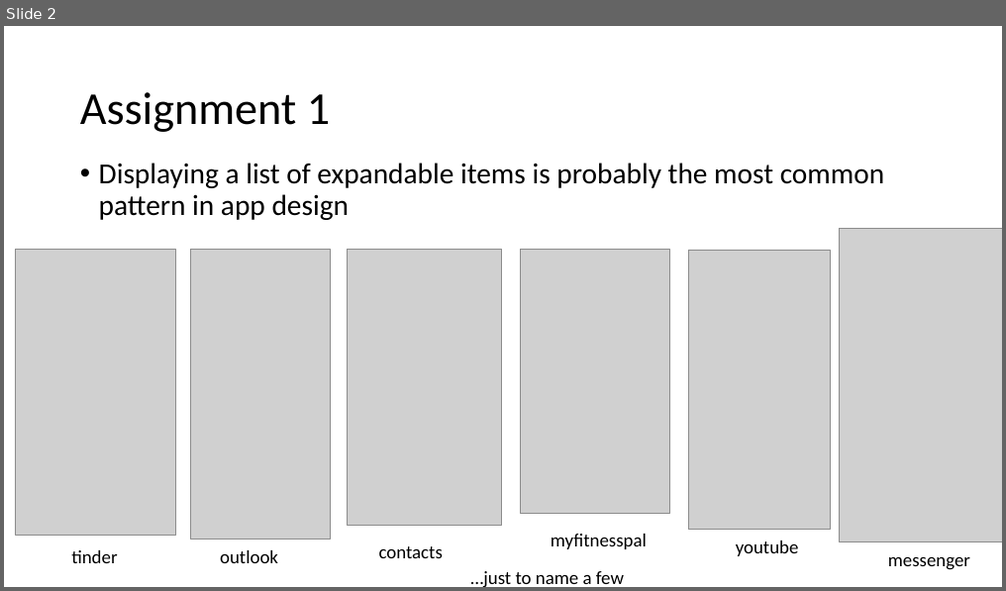
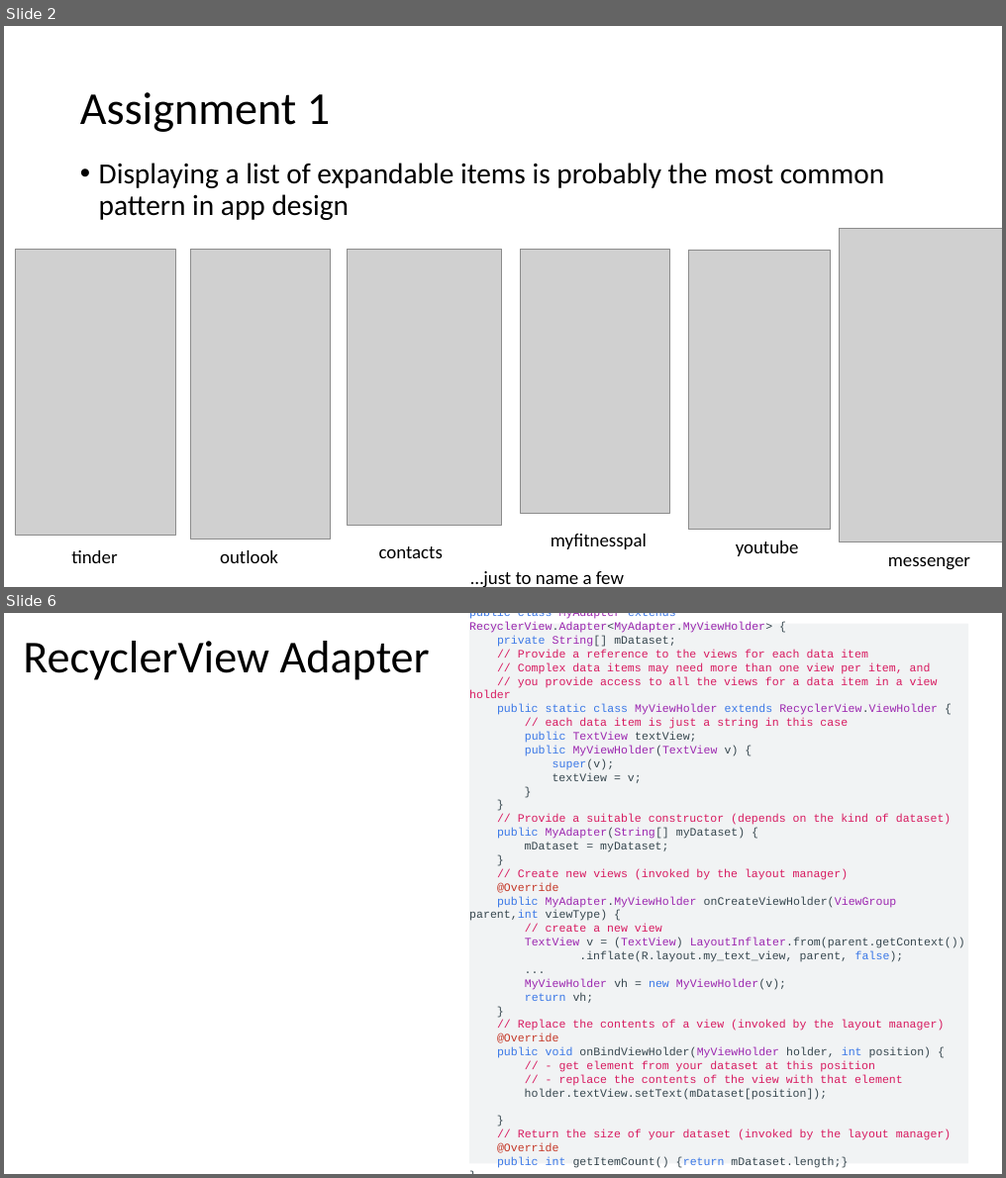
Before and after one commit to russellu/cs230, a slide deck: Lecture_05.pptx. Shown one above the other, each under a label of ours: slide 2 before the commit, slides 2 and 6 after it; the slides between them are not shown. The pictures are 1006x591 and 1006x1178 pixels, drawn with LibreOffice and Linux fonts; fonts in the diff are those of the drawing; grey boxes stand for pictures. Boxes give left, top, right and bottom in pixels: in the first picture for what was removed or moved away, otherwise in the second. Text is boxed around its words. In the diff, an @@ line names an element or a change of style, - is before the commit and + after.

```diff
--- a/Lecture_05.pptx
+++ b/Lecture_05.pptx
@@ slide 6 added at <box>4,613,1002,1174</box>, background #FFFFFF @@
@@ title added at <box>23,641,430,680</box>, 44 pt, text #000000 @@
+RecyclerView Adapter
@@ rectangle added at <box>469,624,969,1164</box>, fill #F1F3F4, 11 pt, text #D81B60 @@
+public class MyAdapter extends RecyclerView.Adapter<MyAdapter.MyViewHolder> {
+private String[] mDataset;
+// Provide a reference to the views for each data item
+// Complex data items may need more than one view per item, and
+// you provide access to all the views for a data item in a view holder
+public static class MyViewHolder extends RecyclerView.ViewHolder {
+// each data item is just a string in this case
+public TextView textView;
+public MyViewHolder(TextView v) {
+super(v);
+textView = v;
+}
+}
+// Provide a suitable constructor (depends on the kind of dataset)
+public MyAdapter(String[] myDataset) {
+mDataset = myDataset;
+}
+// Create new views (invoked by the layout manager)
+@Override
+public MyAdapter.MyViewHolder onCreateViewHolder(ViewGroup parent,int viewType) {
+// create a new view
+TextView v = (TextView) LayoutInflater.from(parent.getContext())
+.inflate(R.layout.my_text_view, parent, false);
+...
+MyViewHolder vh = new MyViewHolder(v);
+return vh;
+}
+// Replace the contents of a view (invoked by the layout manager)
+@Override
+public void onBindViewHolder(MyViewHolder holder, int position) {
+// - get element from your dataset at this position
+// - replace the contents of the view with that element
+holder.textView.setText(mDataset[position]);
+}
+// Return the size of your dataset (invoked by the layout manager)
+@Override
+public int getItemCount() {return mDataset.length;}
+}
```
Also in this commit, not shown: 1 slide changed, 3 other slides added.
